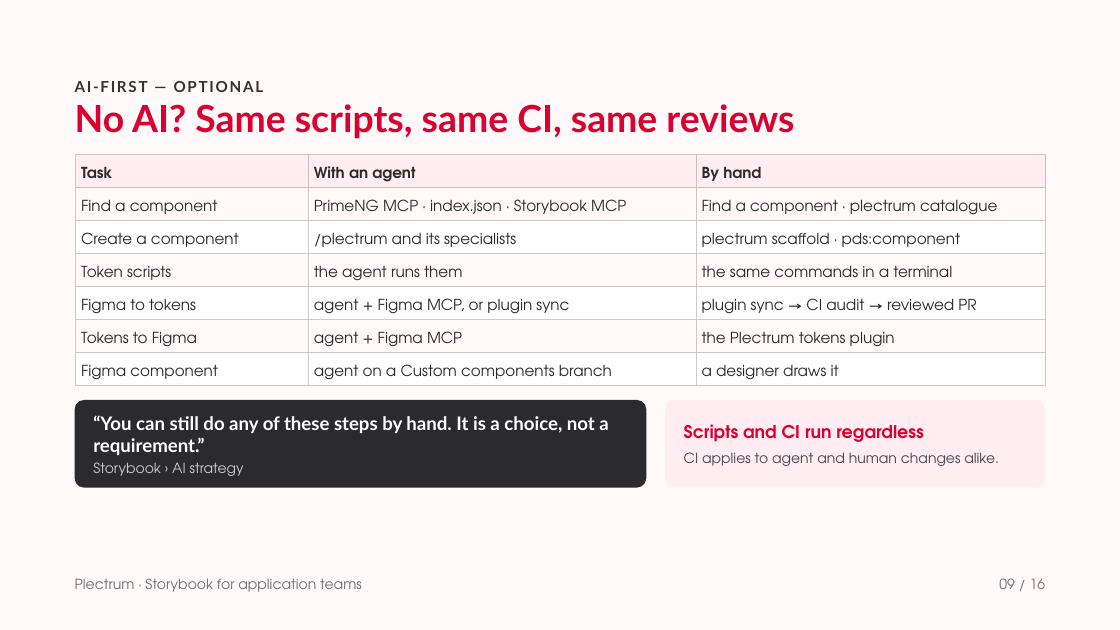
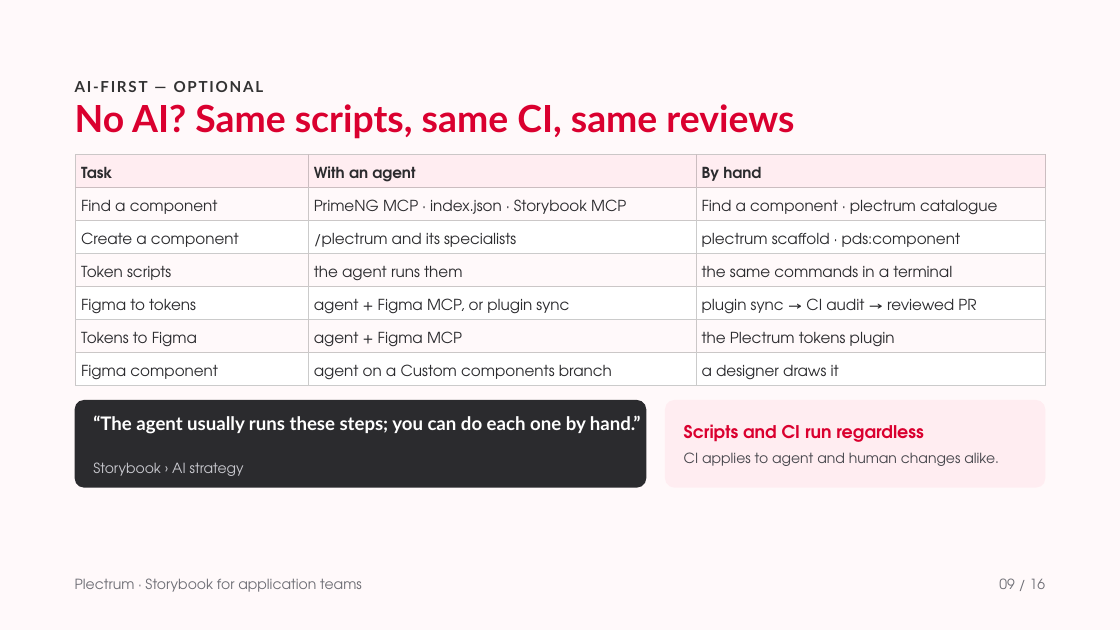
Before and after one commit to solidaris-danielbodigil/solidaris-plectrum, a slide deck: slide 9 of docs/Storybook for application teams.pptx. Drawn at 1120x630 pixels with LibreOffice and Linux fonts; fonts in the diff are those of the drawing. Boxes give left, top, right and bottom in pixels: in the first picture for what was removed or moved away, otherwise in the second. Text is boxed around its words. In the diff, an @@ line names an element or a change of style, - is before the commit and + after.

```diff
--- a/docs/Storybook for application teams.pptx
+++ b/docs/Storybook for application teams.pptx
@@ text at [93,415,641,434]: text changed @@
-“You can still do any of these steps by hand. It is a choice, not a requirement.”
+“The agent usually runs these steps; you can do each one by hand.”
```
Also in this commit, not shown: 8 other slides changed.
